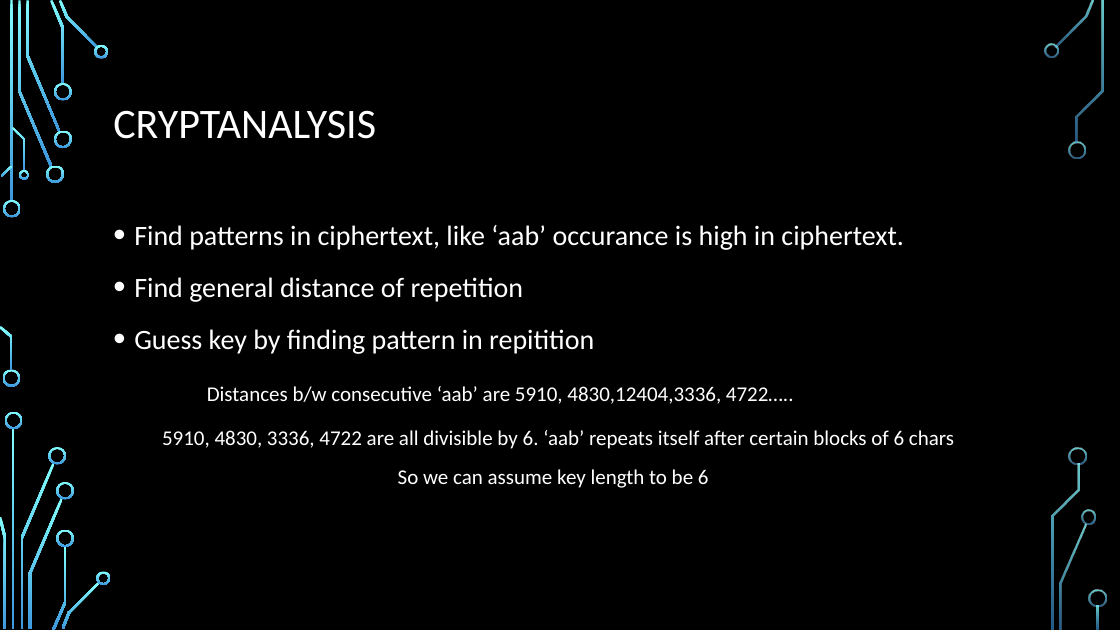
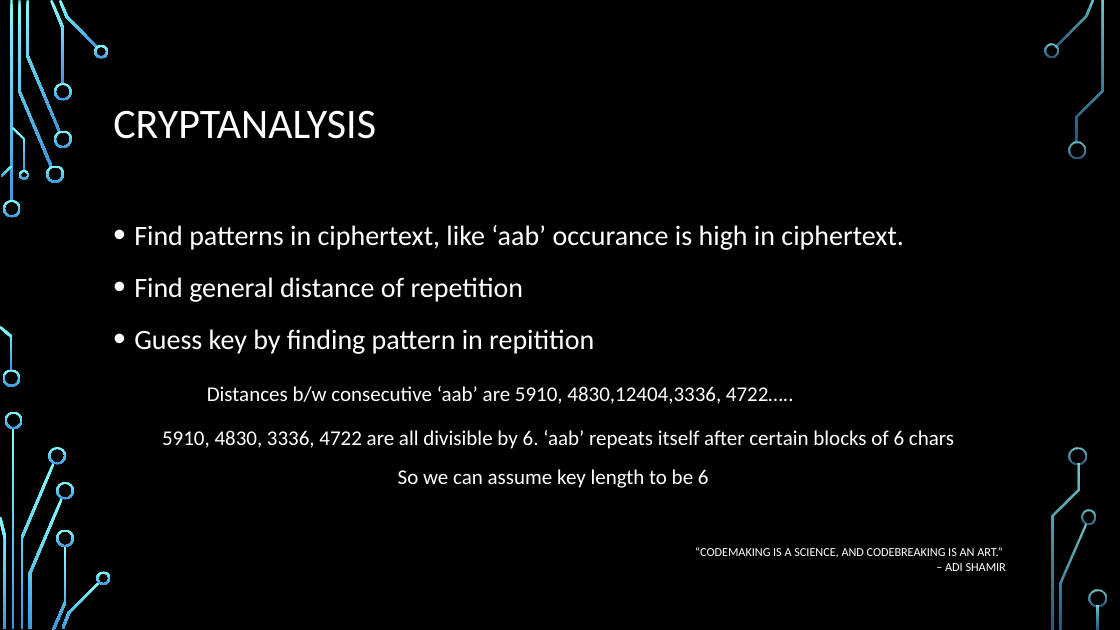
Before and after one commit to stevemann2705/meetup, a slide deck: slide 19 of Crypto.pptx (slide 18 before the commit). Drawn at 1120x630 pixels with LibreOffice and Linux fonts; fonts in the diff are those of the drawing; background and template pictures are left out. Boxes give left, top, right and bottom in pixels: in the first picture for what was removed or moved away, otherwise in the second. Text is boxed around its words. In the diff, an @@ line names an element or a change of style, - is before the commit and + after.

```diff
--- a/Crypto.pptx
+++ b/Crypto.pptx
@@ text added at [695, 547, 1006, 571], 10.5 pt, text #FFFFFF @@
+“CODEMAKING IS A SCIENCE, AND CODEBREAKING IS AN ART.”
+– ADI SHAMIR
```
Also in this commit, not shown: 8 other slides changed, 10 slides added.
